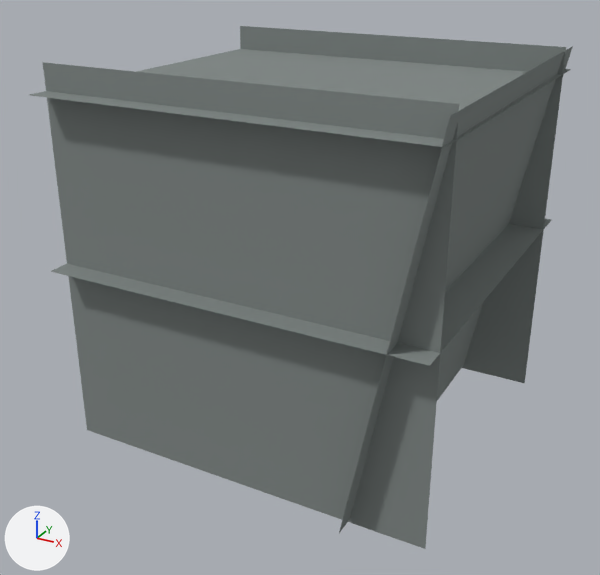
The Blender file test_app/Assets/many_squares.blend, before and after one commit.
Both versions are drawn from a 50 mm camera at (17.5, -34.0, 14.4) aimed at (-0.5, -1.3, -2.0). Every picture has the same lights, and +X, +Y and +Z are marked at lower left.
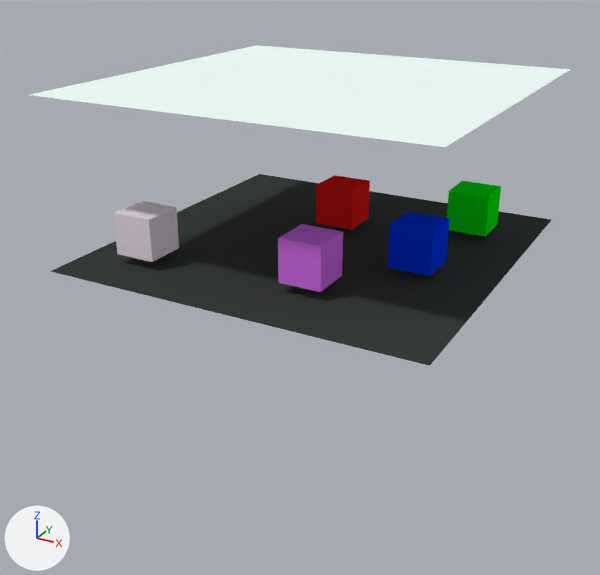
Location of each change, (x1, y1, x2, y2) in pixels of the pictures (600 x 575 px):
```json
{"object": "Plane.001", "change": "deleted", "before": [43, 62, 459, 549]}
{"object": "Plane", "change": "recoloured", "before": [51, 174, 551, 366], "after": [51, 174, 551, 366], "on screen": "grey to black"}
{"object": "Plane.004", "change": "recoloured", "before": [30, 45, 571, 147], "after": [30, 45, 571, 147], "on screen": "grey to white"}
{"object": "Plane.005", "change": "deleted", "before": [339, 46, 573, 533]}
{"object": "Plane.003", "change": "deleted", "before": [240, 26, 566, 383]}
{"object": "Cube.003", "change": "unchanged, uncovered by the edit", "after": [278, 224, 343, 292]}
{"object": "Cube.005", "change": "unchanged, uncovered by the edit", "after": [388, 212, 450, 276]}
{"object": "Cube", "change": "unchanged, uncovered by the edit", "after": [114, 201, 179, 262]}
{"object": "Cube.001", "change": "unchanged, uncovered by the edit", "after": [316, 175, 370, 230]}
```

The change, as JSON lines over the scene's bpy script:
```json
{"op": "set", "path": "mat_material_001.base_color", "old": "(0.232, 0.26, 0.253)", "new": "(0.044, 0.0487, 0.0475)", "note": "grey #848b8a -> black #3b3e3e"}
{"op": "set", "path": "mat_material_012.base_color", "old": "(0.232, 0.26, 0.253)", "new": "(0.889, 1.0, 0.971)", "note": "grey #848b8a -> white #f2fffc"}
{"op": "remove", "block": "ob_plane_001", "code": ["ob_plane_001 = bpy.data.objects.new('Plane.001', me_plane_003)", "ob_plane_001.location = (0.0, -7.96, 0.0)", "ob_plane_001.rotation_euler = (-1.571, 0.0, 0.0)  # degrees (-90, 0, 0)", "ob_plane_001.scale = (9.04, 9.04, 1.81)"]}
{"op": "remove", "block": "ob_plane_003", "code": ["ob_plane_003 = bpy.data.objects.new('Plane.003', me_plane_005)", "ob_plane_003.location = (0.0, 7.27, 0.0)", "ob_plane_003.rotation_euler = (1.571, 0.0, 0.0)  # degrees (90, 0, 0)", "ob_plane_003.scale = (9.04, 9.04, 1.81)"]}
{"op": "remove", "block": "ob_plane_005", "code": ["ob_plane_005 = bpy.data.objects.new('Plane.005', me_plane_007)", "ob_plane_005.location = (7.3, 0.0, 0.0)", "ob_plane_005.rotation_euler = (0.0, 1.376, 3.15)  # degrees (0, 79, 180)", "ob_plane_005.scale = (9.04, 9.04, 1.81)"]}
```
